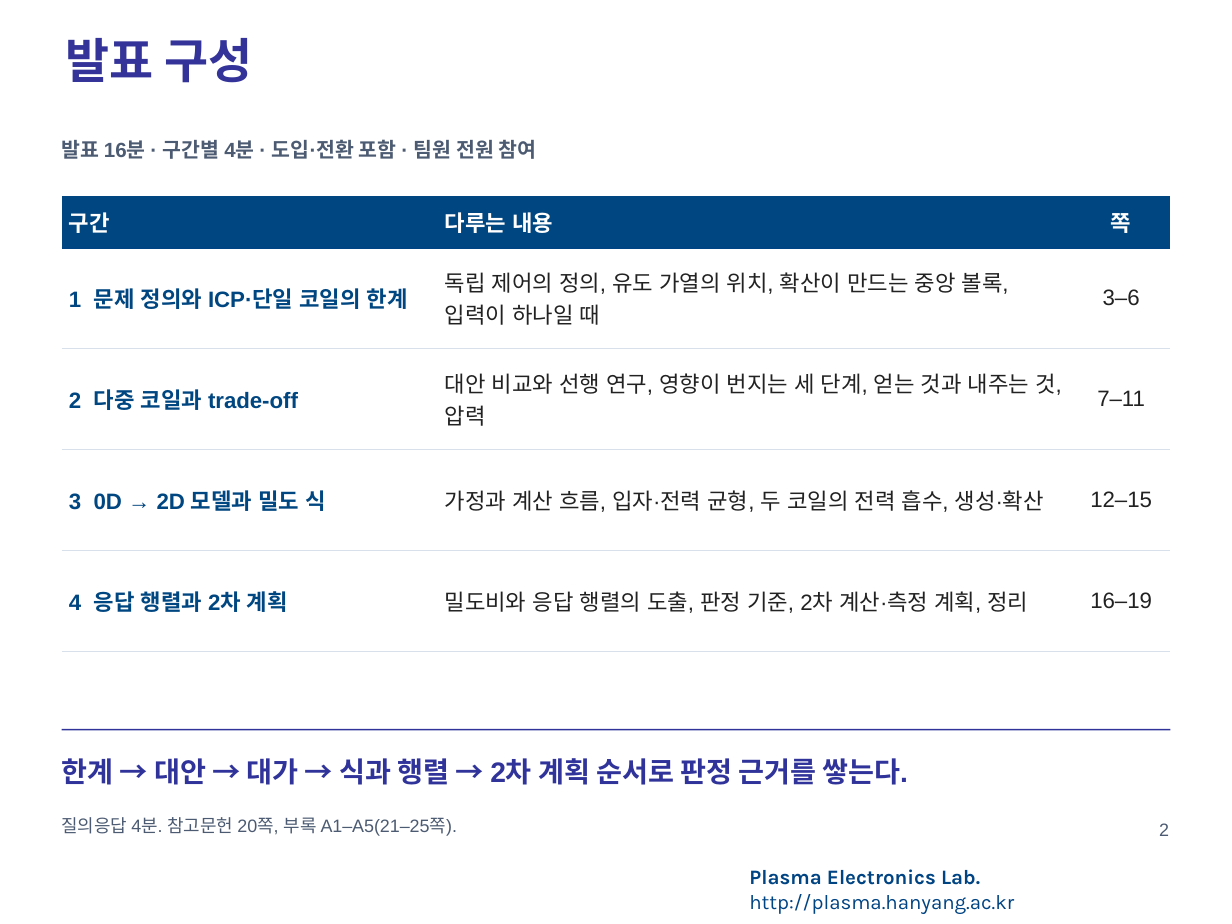
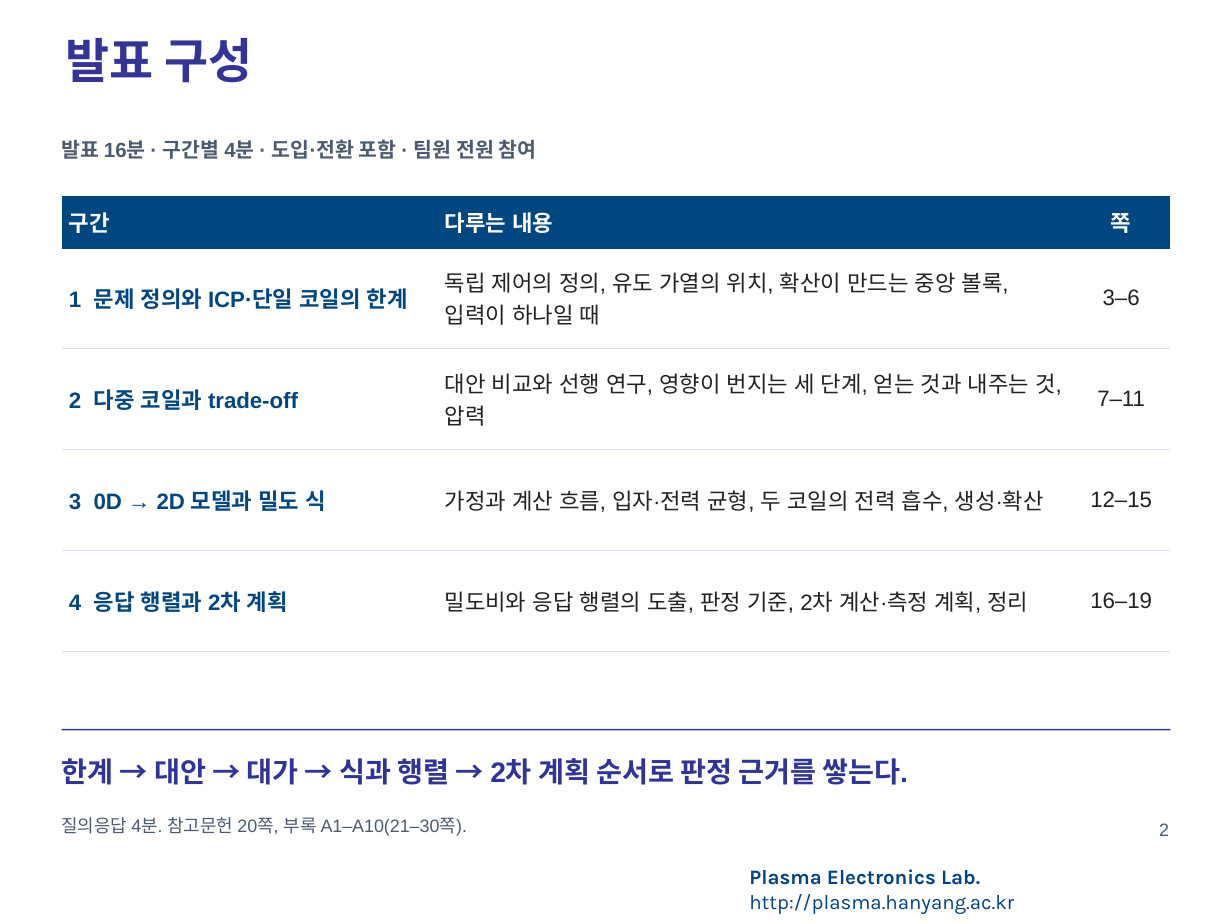
Before and after one commit to garlicjam-pyo/plasma, a slide deck: slide 2 of presentations/1차발표_재구성판.pptx. Drawn at 1232x924 pixels with LibreOffice and Linux fonts; fonts in the diff are those of the drawing; background and template pictures are left out. Boxes give left, top, right and bottom in pixels: in the first picture for what was removed or moved away, otherwise in the second. Text is boxed around its words. In the diff, an @@ line names an element or a change of style, - is before the commit and + after.

```diff
--- a/presentations/1차발표_재구성판.pptx
+++ b/presentations/1차발표_재구성판.pptx
@@ text at (x1=62, y1=817, x2=467, y2=836): text changed @@
-질의응답 4분. 참고문헌 20쪽, 부록 A1–A5(21–25쪽).
+질의응답 4분. 참고문헌 20쪽, 부록 A1–A10(21–30쪽).
```
Also in this commit, not shown: 18 other slides changed, 5 slides added, 21 other files.
